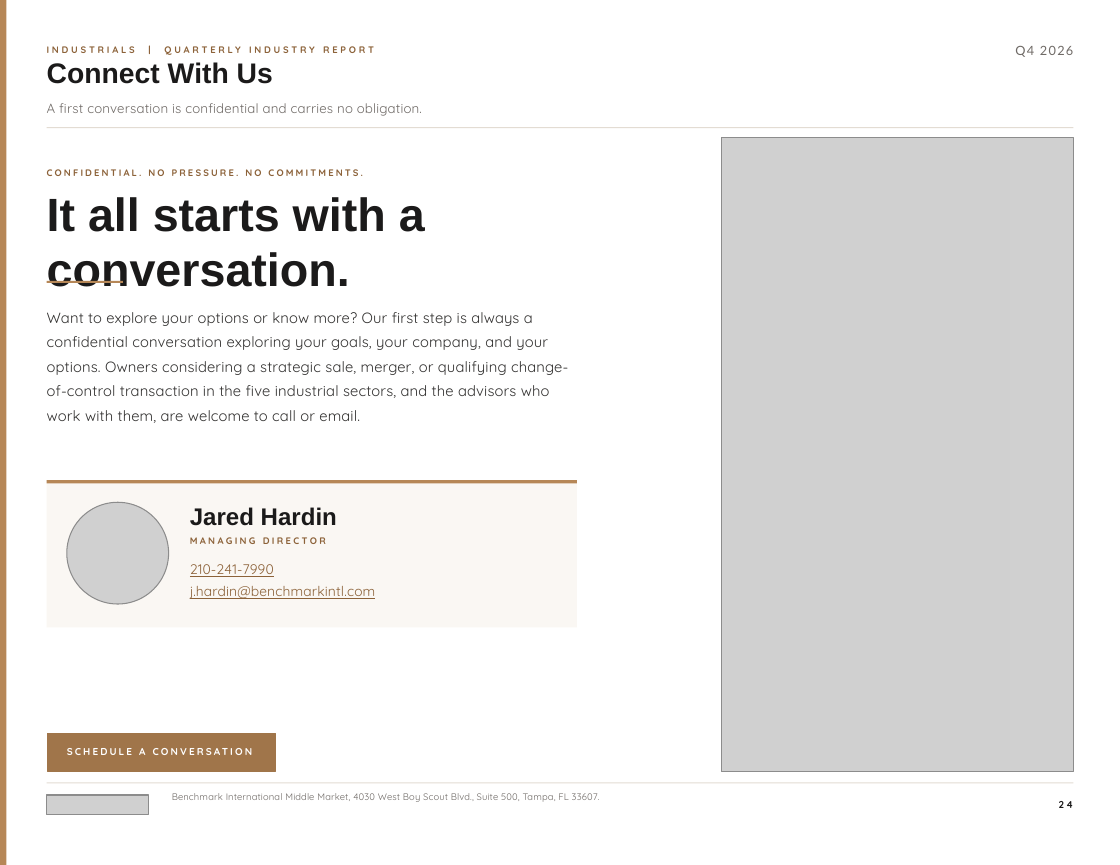
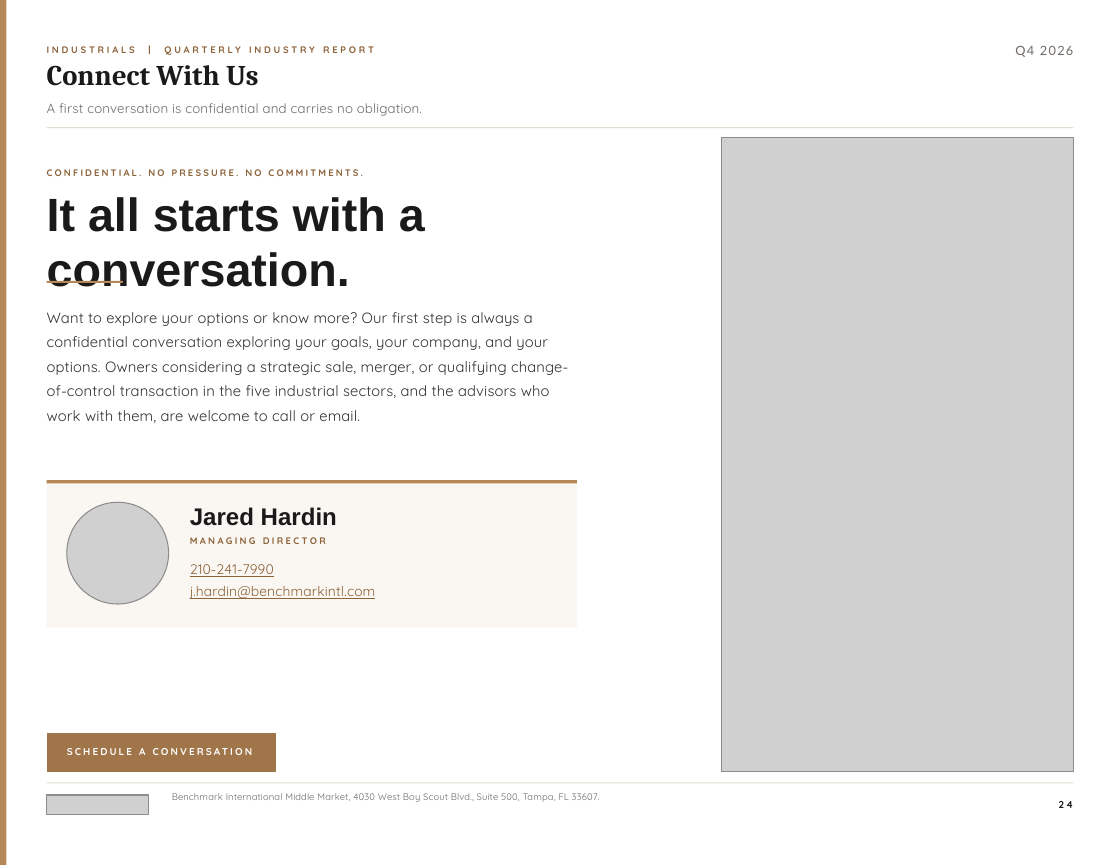
Before and after one commit to jp-hardin/about, a slide deck: slide 24 of mid-market-practice/_build/reports/industrial-q4-2026/brief.pptx. Drawn at 1120x865 pixels with LibreOffice and Linux fonts; fonts in the diff are those of the drawing; grey boxes stand for pictures. Boxes give left, top, right and bottom in pixels: in the first picture for what was removed or moved away, otherwise in the second. Text is boxed around its words. In the diff, an @@ line names an element or a change of style, - is before the commit and + after.

```diff
--- a/mid-market-practice/_build/reports/industrial-q4-2026/brief.pptx
+++ b/mid-market-practice/_build/reports/industrial-q4-2026/brief.pptx
@@ title "Connect With Us" at [47,65,259,86]: size 20 to 20.2 pt, font Arial to Cambria; line spacing 25.5pt to 1 @@
```
Also in this commit, not shown: 4 other slides changed, 47 other files.
